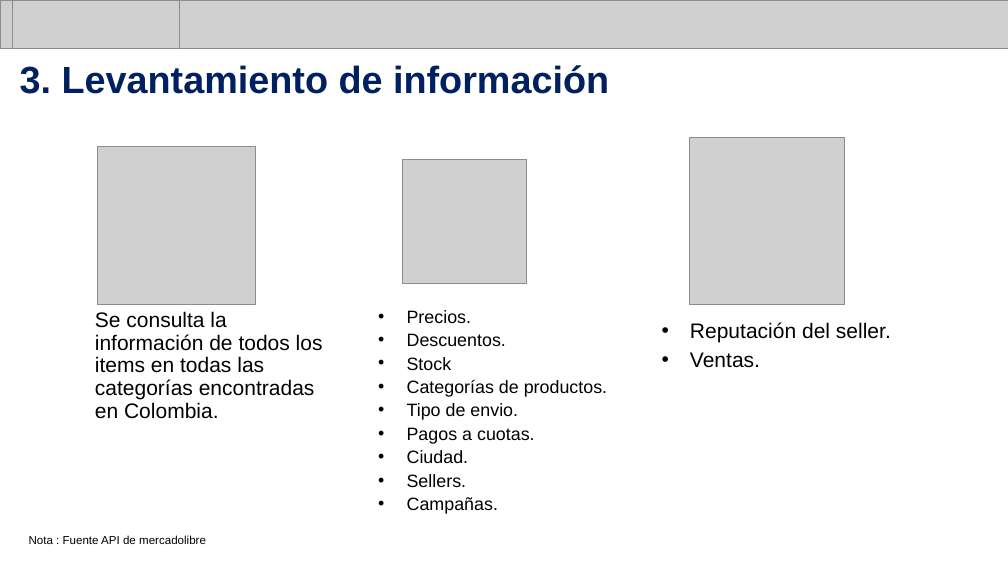
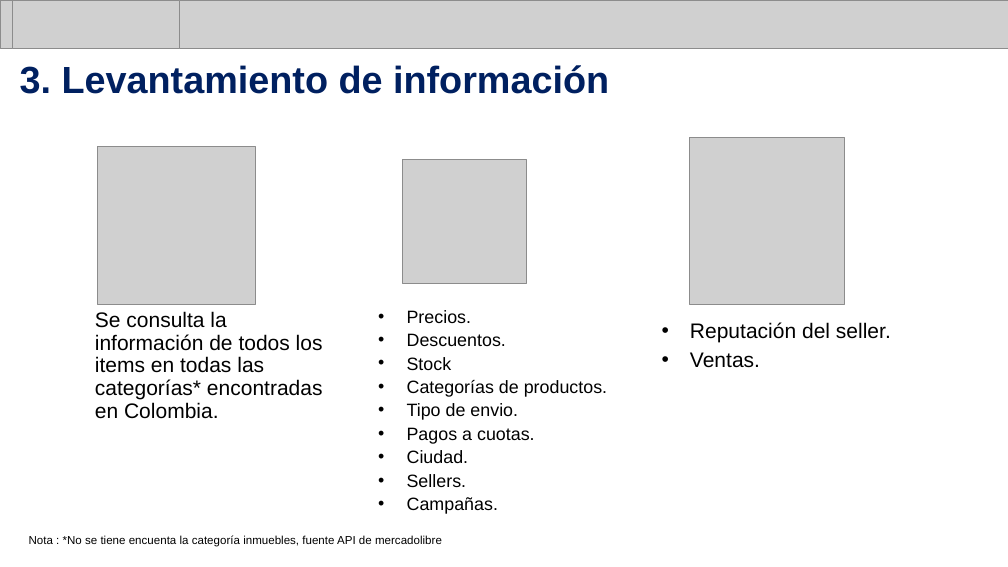
Before and after one commit to Guilcillo/Meli_challenge, a slide deck: slide 4 of Meli_Challenge.pptx. Drawn at 1008x567 pixels with LibreOffice and Linux fonts; fonts in the diff are those of the drawing; grey boxes stand for pictures. Boxes give left, top, right and bottom in pixels: in the first picture for what was removed or moved away, otherwise in the second. Text is boxed around its words. In the diff, an @@ line names an element or a change of style, - is before the commit and + after.

```diff
--- a/Meli_Challenge.pptx
+++ b/Meli_Challenge.pptx
@@ text at bbox=[95, 311, 323, 419]: text changed @@
-Se consulta la información de todos los items en todas las categorías encontradas en Colombia.
+Se consulta la información de todos los items en todas las categorías* encontradas en Colombia.
@@ text at bbox=[29, 535, 442, 547]: text changed @@
-Nota : Fuente API de mercadolibre
+Nota : *No se tiene encuenta la categoría inmuebles, fuente API de mercadolibre
```
Also in this commit, not shown: 7 other slides changed, 1 other file.
